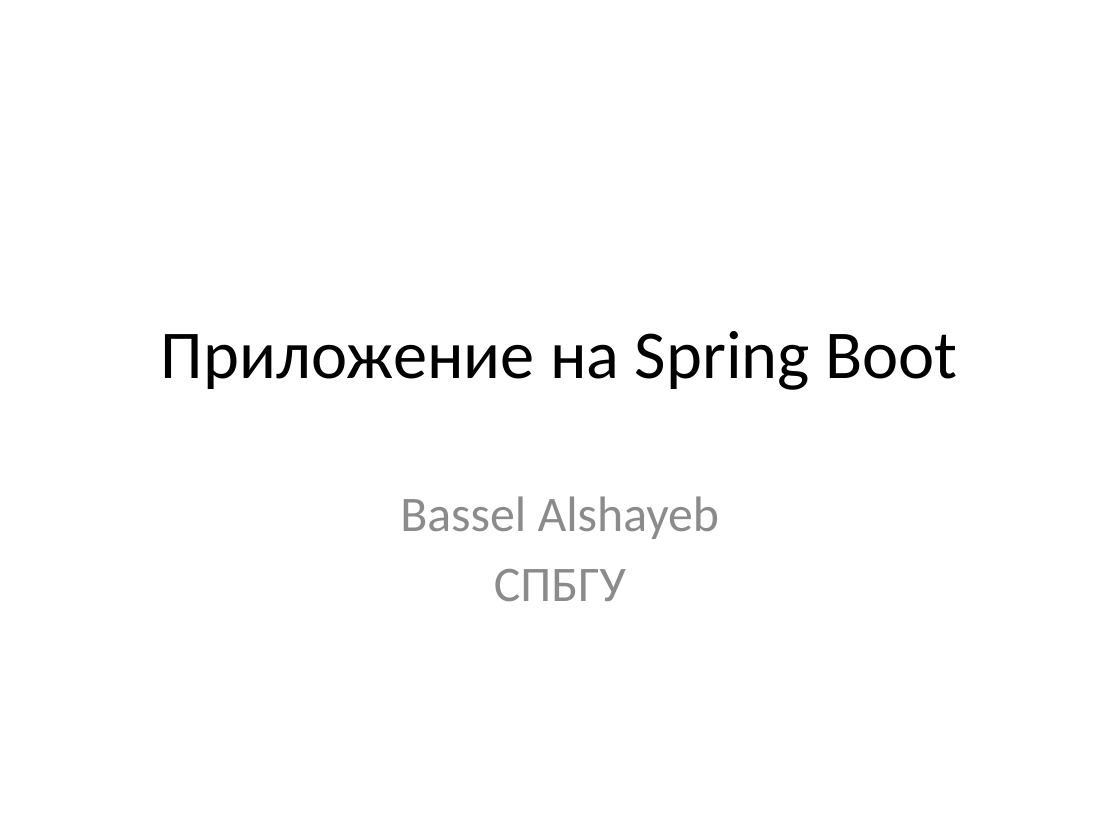
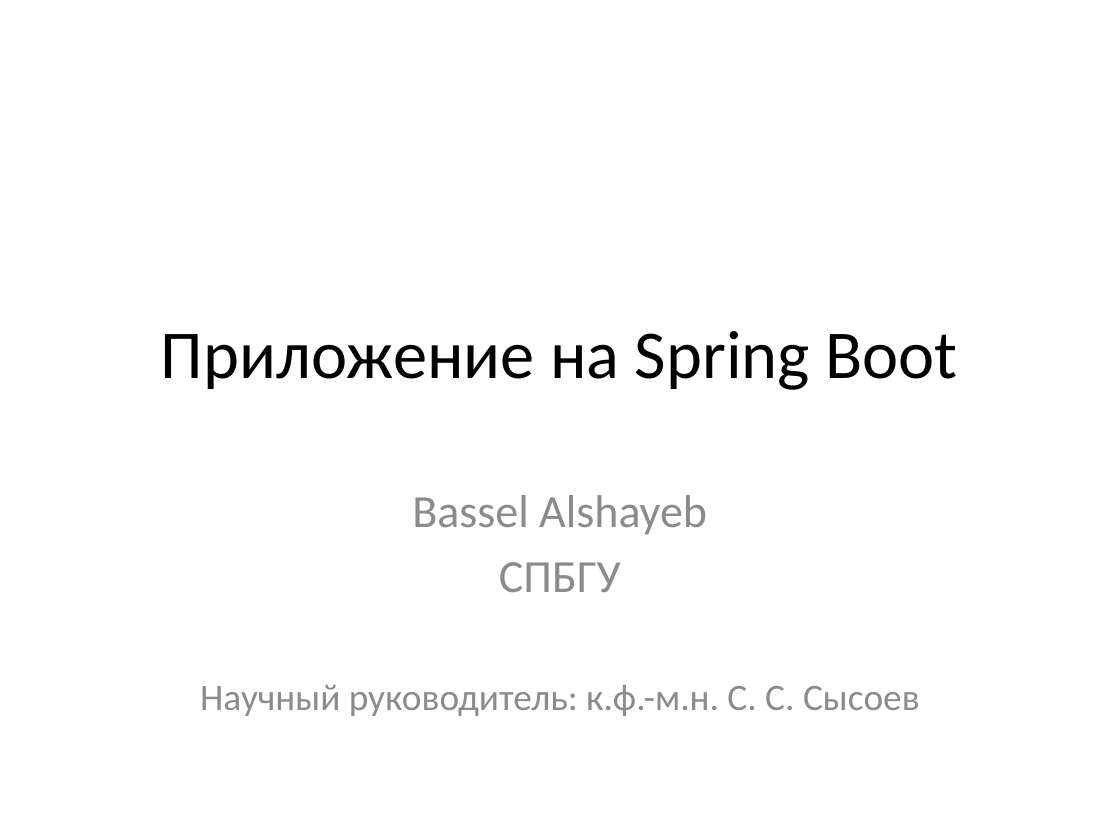
Before and after one commit to Basselalshayeb2/matmex-diploma-template, a slide deck: slide 1 of web application/spring_boot_presentation.pptx. Drawn at 1120x840 pixels with LibreOffice and Linux fonts; fonts in the diff are those of the drawing. Boxes give left, top, right and bottom in pixels: in the first picture for what was removed or moved away, otherwise in the second. Text is boxed around its words. In the diff, an @@ line names an element or a change of style, - is before the commit and + after.

Commit message:
added new presentation

```diff
--- a/web application/spring_boot_presentation.pptx
+++ b/web application/spring_boot_presentation.pptx
@@ subtitle "Bassel Alshayeb": place and size @@
-subtitle "Bassel Alshayeb" at <box>400,496,720,601</box>
+subtitle "Bassel Alshayeb" at <box>200,495,920,716</box>
@@ subtitle at <box>412,495,707,592</box>: size 32 to 29.6 pt in "Bassel Alshayeb", "СПБГУ" @@
@@ subtitle at <box>200,685,920,716</box>: paragraph added @@
+Научный руководитель: к.ф.-м.н. С. С. Сысоев
```
Also in this commit, not shown: 1 other file.
